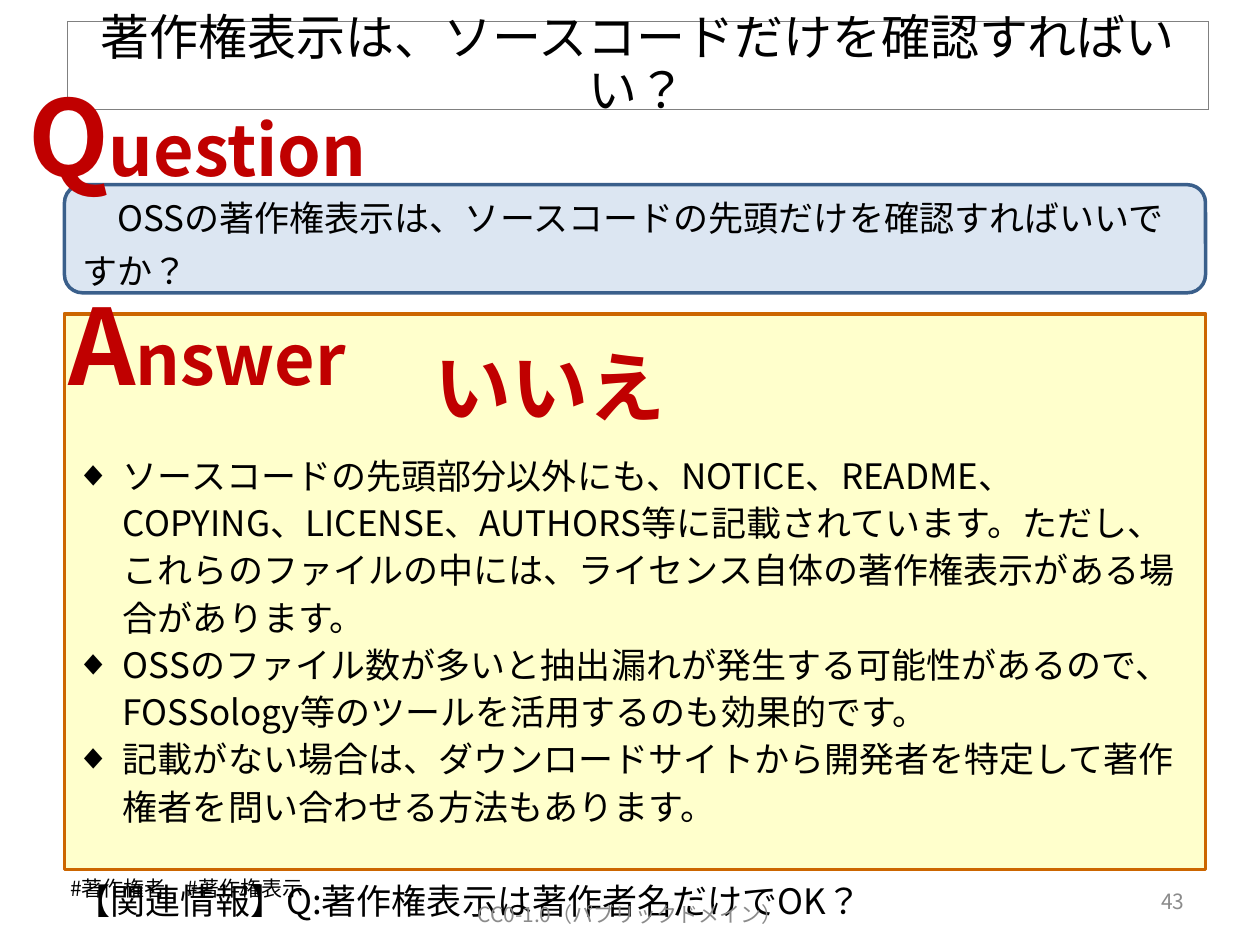
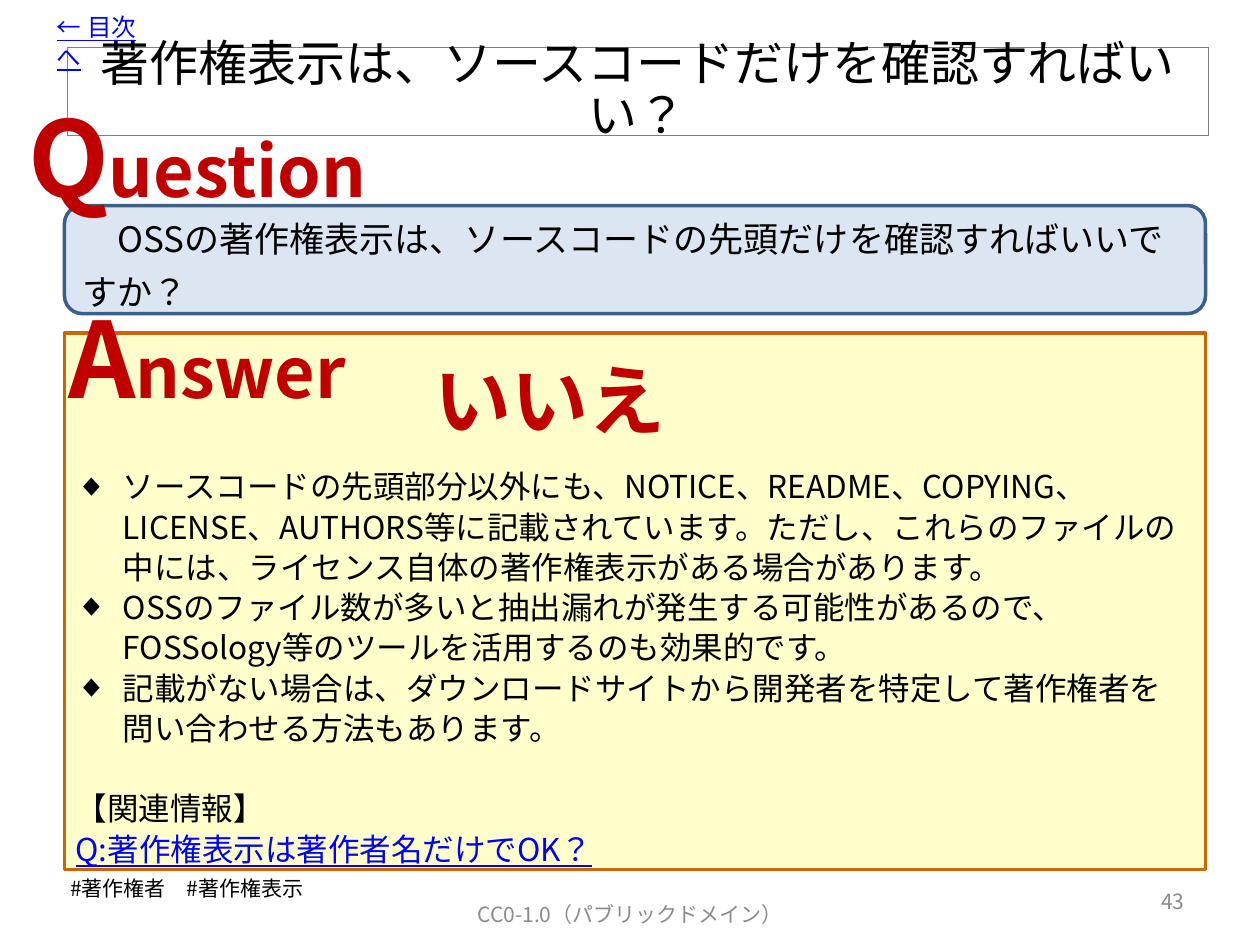
Before and after one commit to OpenChain-Project/OpenChain-JWG, a slide deck: slide 44 of Education_Material/FAQ/OSSライセンス関連でよくある誤解_CC0.pptx. Drawn at 1260x945 pixels with LibreOffice and Linux fonts; fonts in the diff are those of the drawing. Boxes give left, top, right and bottom in pixels: in the first picture for what was removed or moved away, otherwise in the second. Text is boxed around its words. In the diff, an @@ line names an element or a change of style, - is before the commit and + after.

Commit message:
V7.1に更新します。
目次から各スライドへリンクを付けました。

```diff
--- a/Education_Material/FAQ/OSSライセンス関連でよくある誤解_CC0.pptx
+++ b/Education_Material/FAQ/OSSライセンス関連でよくある誤解_CC0.pptx
@@ text added at box(57, 15, 136, 72), 14 pt, text #0000FF, underline @@
+← 目次へ
@@ title "著作権表示は、ソースコードだけを確認すればいい？": place and size @@
-title "著作権表示は、ソースコードだけを確認すればいい？" at box(67, 21, 1208, 110)
+title "著作権表示は、ソースコードだけを確認すればいい？" at box(67, 48, 1208, 136)
@@ text "Question": place and size @@
-text "Question" at box(15, 66, 402, 205)
+text "Question" at box(15, 87, 402, 227)
@@ rounded rectangle "OSSの著作権表示は、ソースコードの先頭だけを確認すればいいですか？": place and size @@
-rounded rectangle "OSSの著作権表示は、ソースコードの先頭だけを確認すればいいですか？" at box(64, 185, 1206, 294)
+rounded rectangle "OSSの著作権表示は、ソースコードの先頭だけを確認すればいいですか？" at box(64, 205, 1206, 314)
@@ text "Answer": place and size @@
-text "Answer" at box(55, 275, 387, 415)
+text "Answer" at box(55, 287, 387, 427)
@@ rectangle: place and size @@
-rectangle at box(64, 314, 1206, 869)
+rectangle at box(64, 333, 1206, 869)
@@ text "いいえ": place and size @@
-text "いいえ" at box(434, 353, 665, 421)
+text "いいえ" at box(434, 366, 665, 434)
@@ text "ソースコードの先頭部分以外にも、NOTICE、README、COPYING、LICENSE、AUTHORS等に記載されて ...": place and size @@
-text "ソースコードの先頭部分以外にも、NOTICE、README、COPYING、LICENSE、AUTHORS等に記載されて ..." at box(76, 459, 1174, 924)
+text "ソースコードの先頭部分以外にも、NOTICE、README、COPYING、LICENSE、AUTHORS等に記載されて ..." at box(76, 471, 1176, 870)
@@ text at box(123, 471, 1176, 743): size 20 to 18 pt in "ソースコードの先頭部分以外にも、NOTICE、README、COPYING、LICENSE、AUTHORS等に記載されて ...", "OSSのファイル数が多いと抽出漏れが発生する可能性があるので、FOSSology等のツールを活用するのも効果的です。", "記載がない場合は、ダウンロードサイトから開発者を特定して著作権者を問い合わせる方法もあります。"; line spacing 27pt to 23pt @@
@@ text at box(76, 793, 593, 870): text changed; size 20 to 18 pt; text colour #000000 to #0000FF @@
-【関連情報】Q:著作権表示は著作者名だけでOK？
+【関連情報】
+Q:著作権表示は著作者名だけでOK？
```
Also in this commit, not shown: 57 other slides changed.
